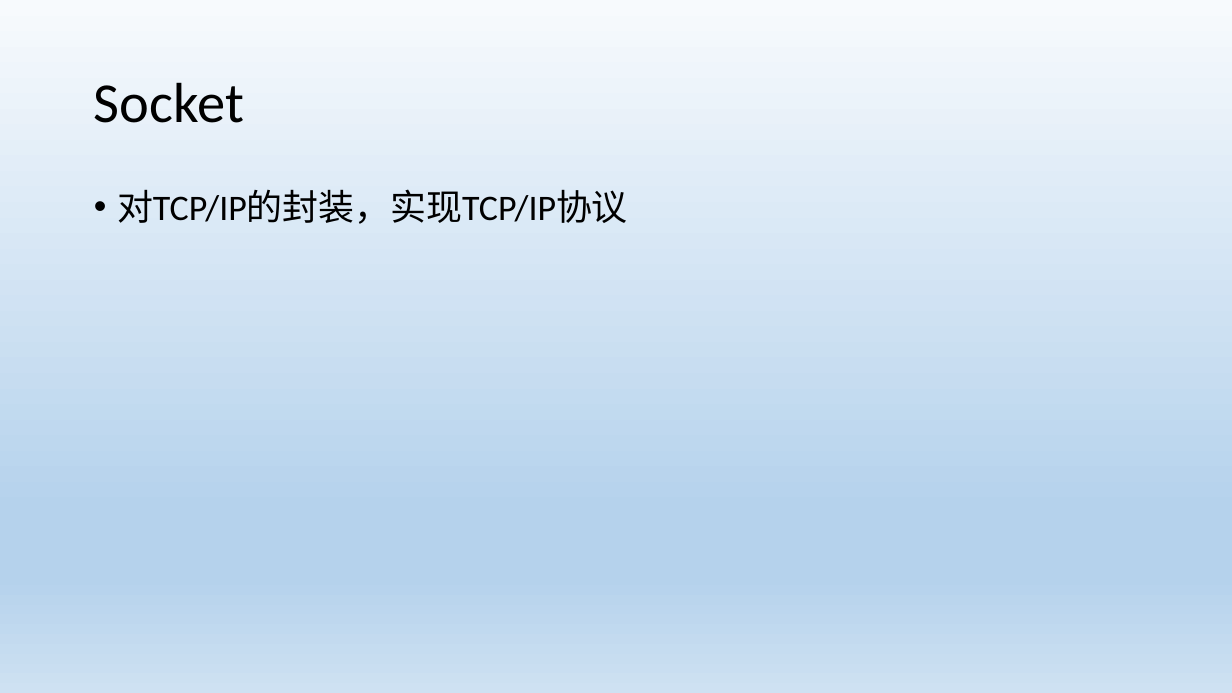
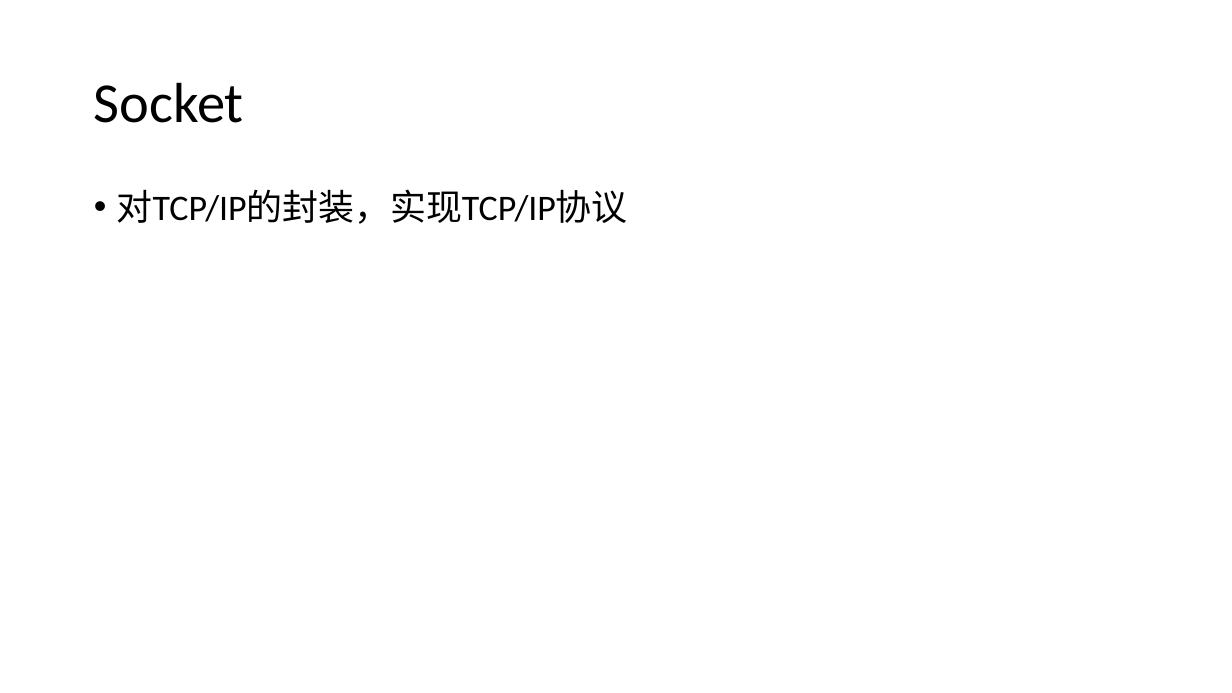
Before and after one commit to LiBilly/demo, a slide deck: slide 6 of doc/web api.pptx (slide 5 before the commit). Drawn at 1232x693 pixels with LibreOffice and Linux fonts; fonts in the diff are those of the drawing. Boxes give left, top, right and bottom in pixels: in the first picture for what was removed or moved away, otherwise in the second. Text is boxed around its words. In the diff, an @@ line names an element or a change of style, - is before the commit and + after.

```diff
--- a/doc/web api.pptx
+++ b/doc/web api.pptx
@@ background gradient #F7FAFD to #B5D2EC to #CEE1F2 to #FFFFFF @@
@@ text "对TCP/IP的封装，实现TCP/IP协议" at box(117, 189, 628, 224): less space between paragraphs @@
```
Also in this commit, not shown: 4 other slides changed, 1 slide added, 7 other files.
